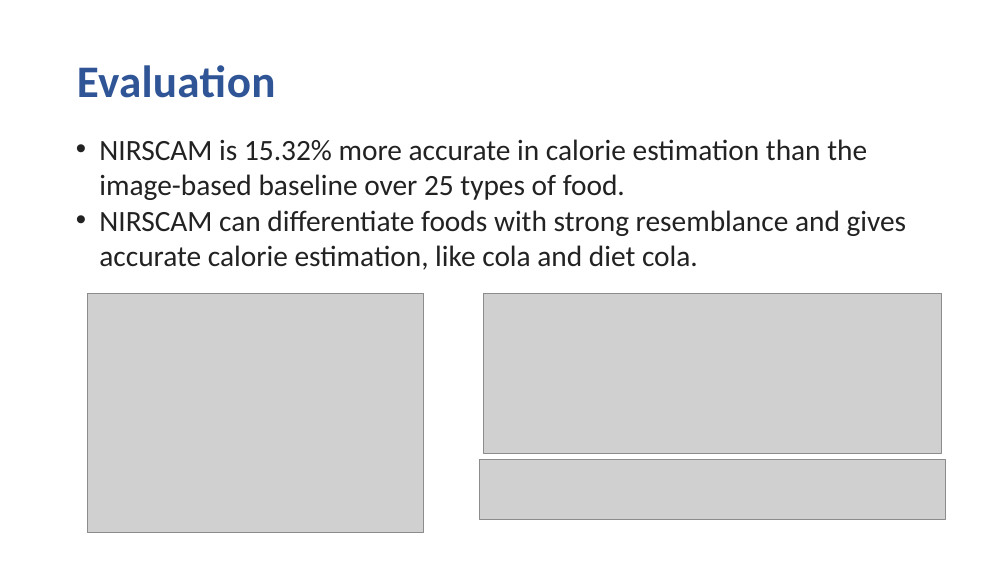
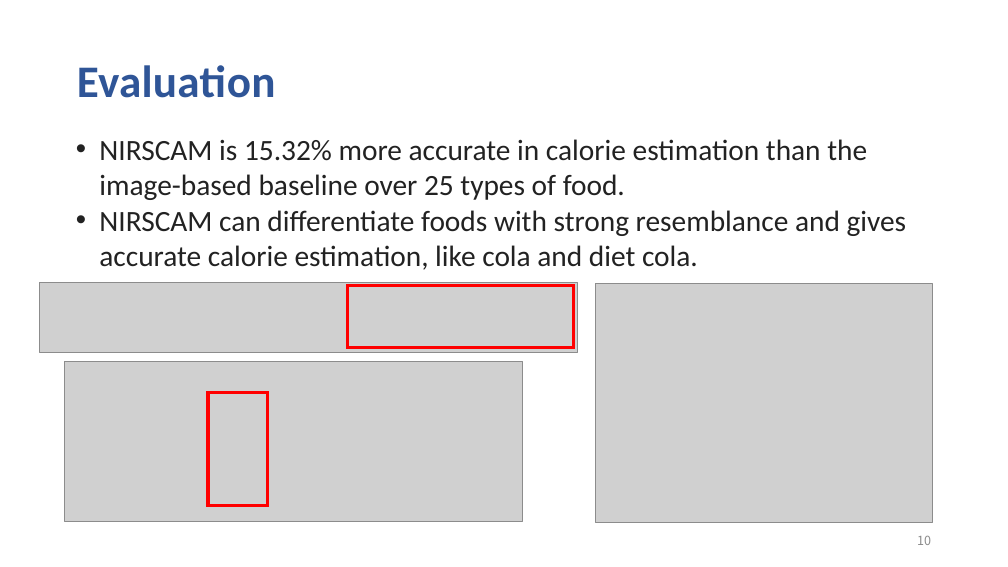
Before and after one commit to hyanhu/hyanhu.github.io, a slide deck: slide 10 of files/NIRSCAM.pptx (slide 6 before the commit). Drawn at 1008x567 pixels with LibreOffice and Linux fonts; fonts in the diff are those of the drawing; grey boxes stand for pictures. Boxes give left, top, right and bottom in pixels: in the first picture for what was removed or moved away, otherwise in the second. Text is boxed around its words. In the diff, an @@ line names an element or a change of style, - is before the commit and + after.

```diff
--- a/files/NIRSCAM.pptx
+++ b/files/NIRSCAM.pptx
@@ picture: place and size @@
-picture at box(479, 460, 945, 520)
+picture at box(39, 283, 578, 352)
@@ rectangle added at box(348, 286, 573, 348), outline #FF0000 3 pt @@
@@ picture: place and size @@
-picture at box(88, 293, 424, 533)
+picture at box(596, 284, 932, 523)
@@ picture: place and size @@
-picture at box(483, 293, 941, 454)
+picture at box(64, 361, 523, 522)
@@ rectangle added at box(208, 392, 268, 506), outline #FF0000 3 pt @@
@@ page number added at box(917, 536, 931, 545), 12 pt, text #8C8C8C @@
+10
```
Also in this commit, not shown: 2 other slides changed, 9 slides added, 3 slides removed, 1 other file.
